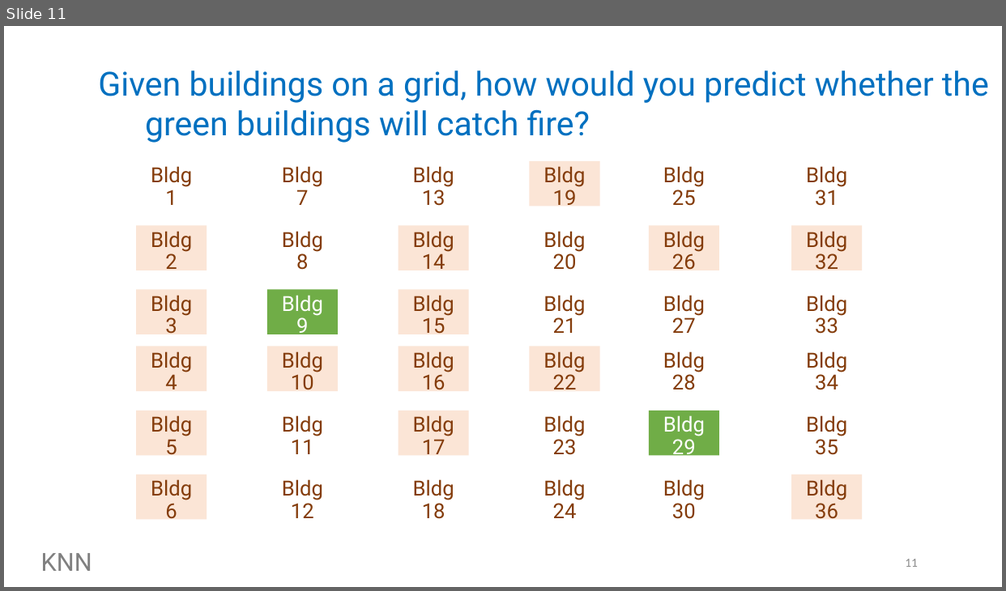
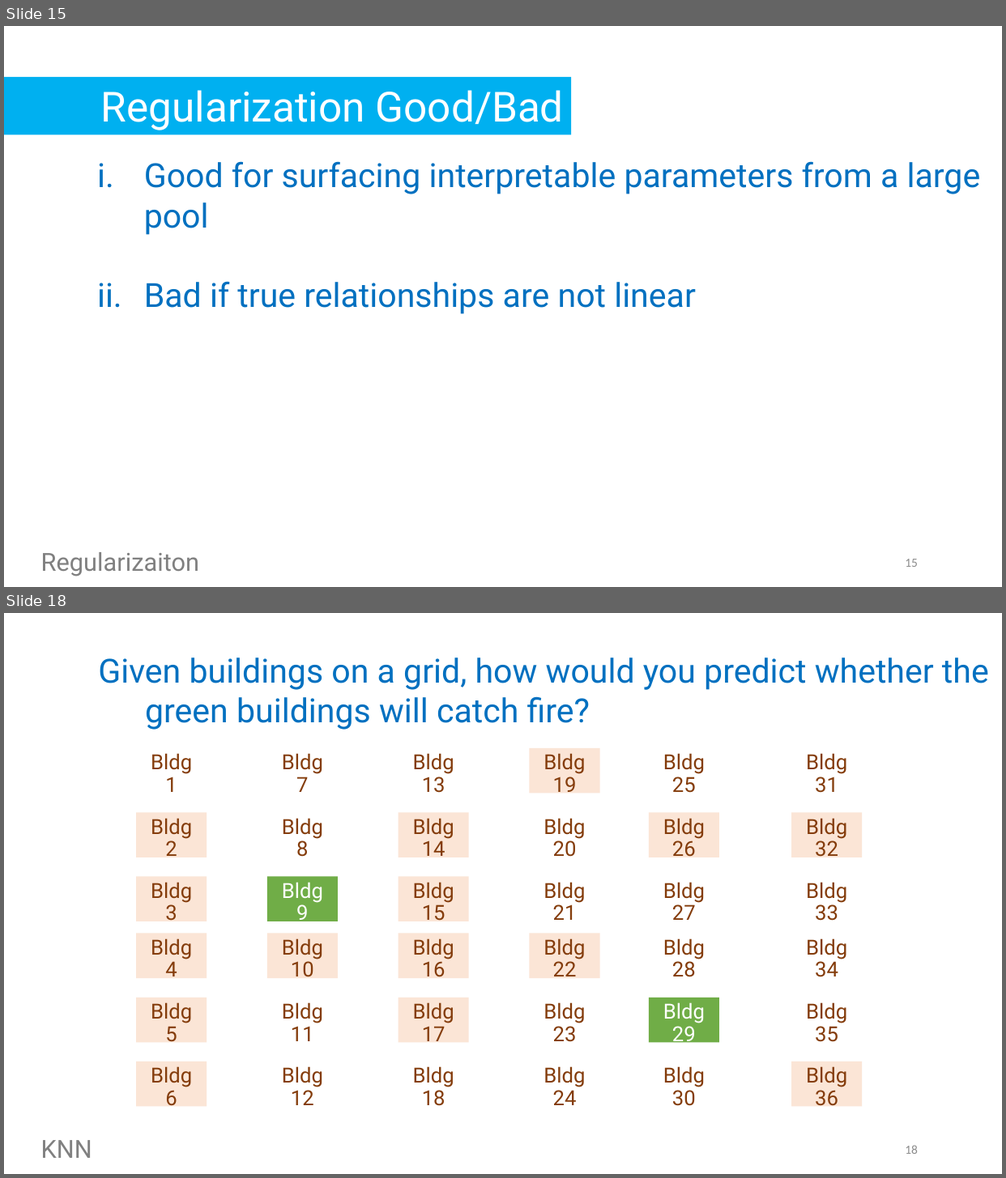
Before and after one commit to SigmaMonstR/data-science, a slide deck: lecture-06/slides.pptx. Shown one above the other, each under a label of ours: slide 11 before the commit, slides 15 and 18 after it; the slides between them are not shown. The pictures are 1006x591 and 1006x1178 pixels, drawn with LibreOffice and Linux fonts; fonts in the diff are those of the drawing. Boxes give left, top, right and bottom in pixels: in the first picture for what was removed or moved away, otherwise in the second. Text is boxed around its words. In the diff, an @@ line names an element or a change of style, - is before the commit and + after.

```diff
--- a/lecture-06/slides.pptx
+++ b/lecture-06/slides.pptx
@@ slide 15 added at [4,26,1002,587], background #FFFFFF @@
@@ rectangle added at [4,77,572,135], fill #00B0F0, 40 pt, text #FFFFFF @@
+Regularization Good/Bad
@@ text added at [144,161,981,314], 32 pt, text #0070C0 @@
+i. Good for surfacing interpretable parameters from a large pool
+ii. Bad if true relationships are not linear
@@ text added at [41,553,87,577], 24 pt, text #808080 @@
+OLS
@@ text added at [41,552,199,577], 24 pt, text #808080 @@
+Regularizaiton
@@ page number added at [905,559,918,567], 12 pt, text #8C8C8C @@
+15
@@ what was slide 11 is now slide 18 @@
@@ page number at [905,1145,918,1154]: text changed @@
-11
+18
```
Also in this commit, not shown: 4 slides changed, 12 other slides added, 6 slides removed, 8 other files.
